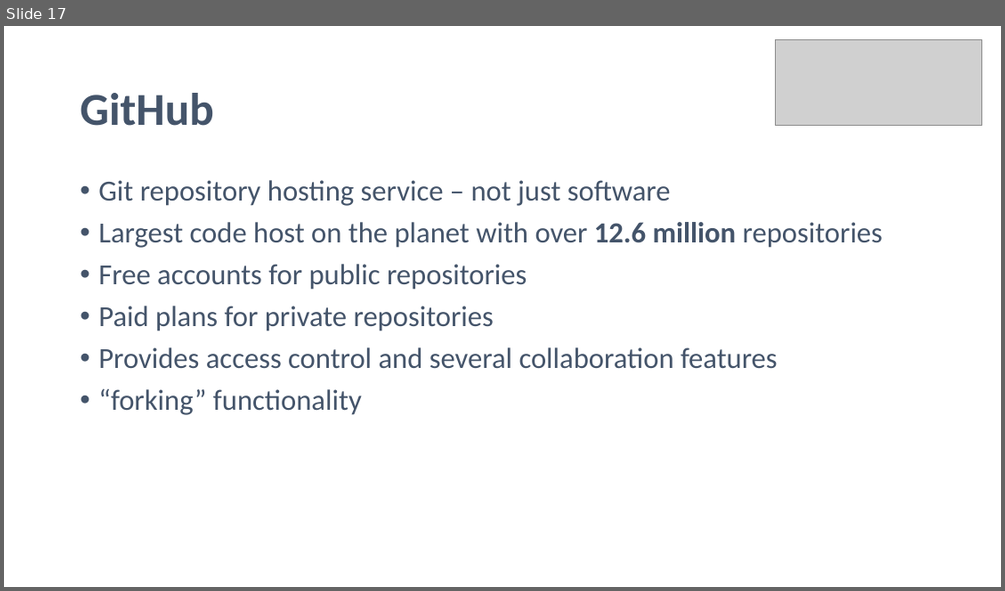
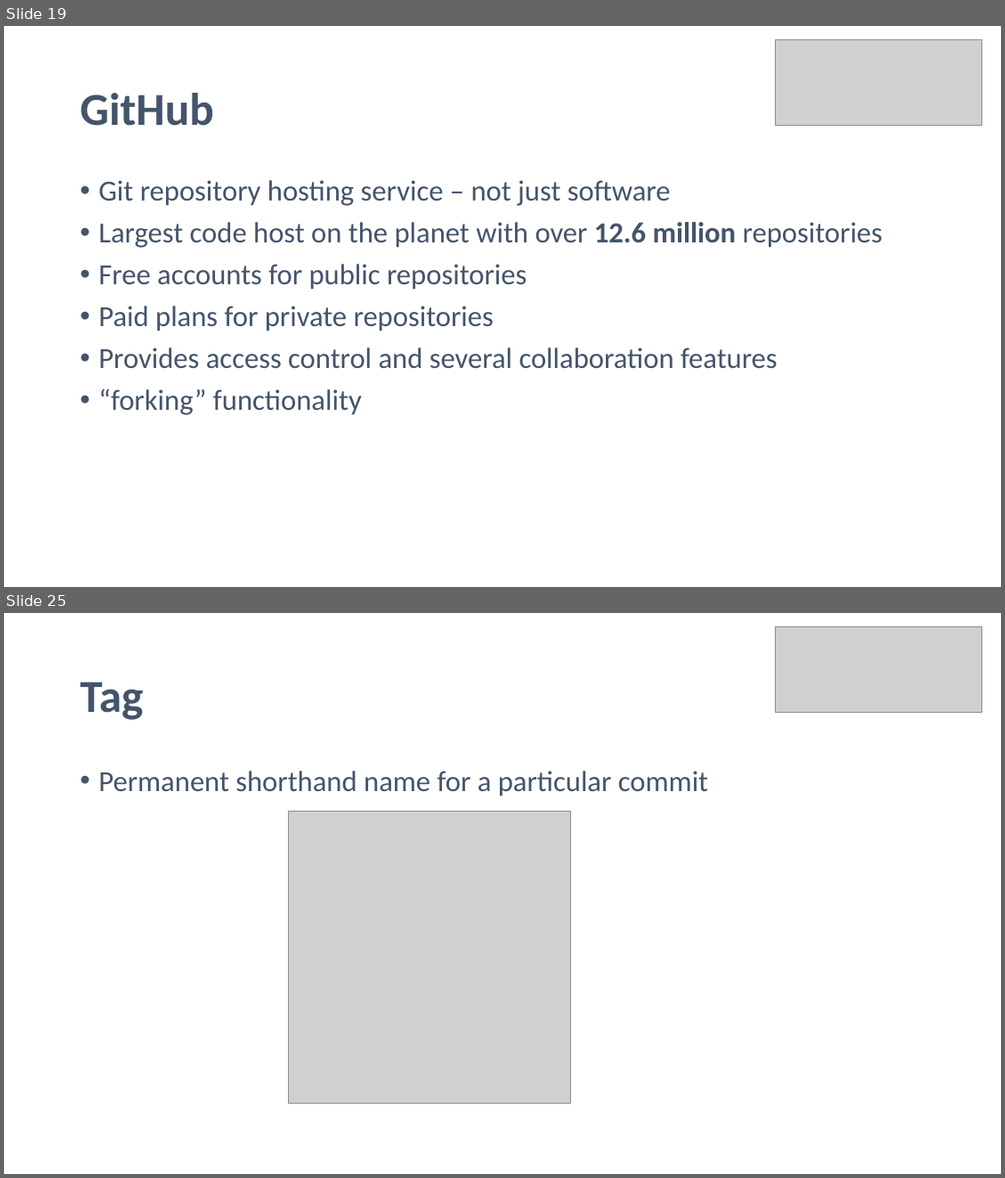
Before and after one commit to noelmcgrath/GitPresentation, a slide deck: Introduction to Git.pptx. Shown one above the other, each under a label of ours: slide 17 before the commit, slides 19 and 25 after it; the slides between them are not shown. The pictures are 1005x591 and 1005x1178 pixels, drawn with LibreOffice and Linux fonts; fonts in the diff are those of the drawing; grey boxes stand for pictures. Boxes give left, top, right and bottom in pixels: in the first picture for what was removed or moved away, otherwise in the second. Text is boxed around its words. In the diff, an @@ line names an element or a change of style, - is before the commit and + after.

```diff
--- a/Introduction to Git.pptx
+++ b/Introduction to Git.pptx
@@ slide 25 added at <box>4,613,1001,1174</box>, background #FFFFFF @@
@@ picture added at <box>776,627,982,714</box> @@
@@ title added at <box>80,682,143,720</box>, 44 pt, text #44546A, bold @@
+Tag
@@ text added at <box>98,771,708,796</box>, 28 pt, text #44546A @@
+• Permanent shorthand name for a particular commit
@@ picture added at <box>288,811,570,1103</box> @@
@@ what was slide 17 is now slide 19 @@
```
Also in this commit, not shown: 4 slides changed, 6 other slides added, 2 other files.
